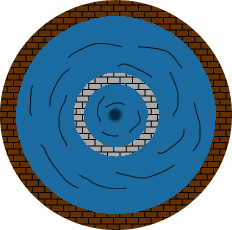
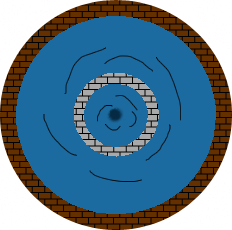
Layer changes from the first 232px x 230px image to the second:
showed group "flow1" (6 layers) over <box>29,43,201,189</box>
hid group "flow5" (6 layers) over <box>29,43,201,189</box>
